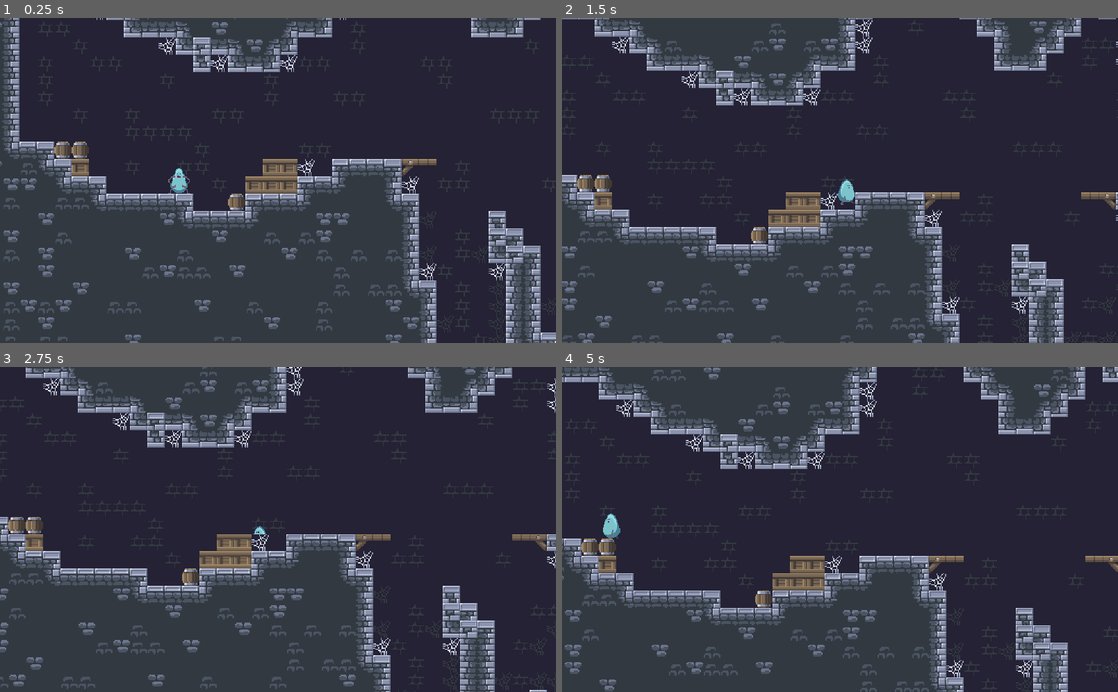
Above: before the commit, frames 1-4 (two rows, left to right).
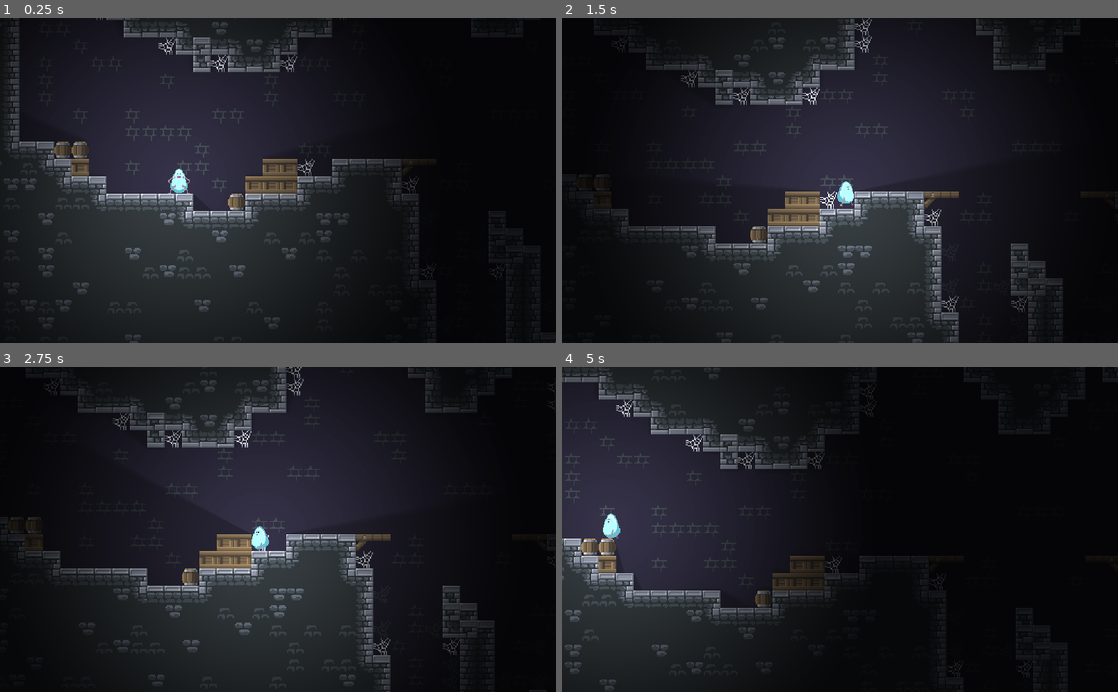
Above: after the commit, the same moments.

Repository: Simcornelis/godot-platformer-2d
Game: Godot game, scene res://Scenes/Main.tscn
Same seed, same stepped clock (60 frames per second), same inputs: the game is played once before the commit and once after it.
Inputs:
- Up to frame 1 (0.25 s): no input
- Up to frame 2 (1.5 s): hold D (move_right) from 0.53 s (still down); tap Z (jump) at 0.77 s
- Up to frame 3 (2.75 s): tap Z (jump) at 1.52 s; release D (move_right) at 2.03 s; hold Q (move_left) from 2.03 s (still down)
- Up to frame 4 (5 s): release Q (move_left) at 2.78 s; hold D (move_right) 2.78-4.28 s; tap Z (jump) at 3.02, 3.77, 4.52 s; tap R (restart) at 4.15 s; hold Q (move_left) from 4.28 s (still down)

The runs differ from the first frame. In frame 1, 67% of the frame differs, in the area x 0-100%, y 0-100%; in frame 2, 65%; in frame 3, 65%; in frame 4, 76%.

Commit message:
✨ Lighting from the player

Diff:
--- a/Assets/Blocks/Castle.tres
+++ b/Assets/Blocks/Castle.tres
@@ -6,10 +6,10 @@
 points = PoolVector2Array( 16, 6.02702, 0, 6.02702, 0, 0, 16, 0 )
 
 [sub_resource type="ConvexPolygonShape2D" id=2]
-points = PoolVector2Array( 16, 6.1049, 0, 6.1049, 0, 0, 16, 0 )
+points = PoolVector2Array( 16, 6, 0, 6, 0, 0, 16, 0 )
 
 [sub_resource type="ConvexPolygonShape2D" id=3]
-points = PoolVector2Array( 16, 5.94913, 0, 5.94913, 0, 0, 16, 0 )
+points = PoolVector2Array( 16, 6, 0, 6, 0, 0, 16, 0 )
 
 [sub_resource type="OccluderPolygon2D" id=4]
 polygon = PoolVector2Array( 0, 0, 16, 0, 16, 16, 0, 16 )
@@ -132,16 +132,21 @@
 points = PoolVector2Array( 0, 0, 16, 0, 16, 16, 0, 16 )
 
 [sub_resource type="OccluderPolygon2D" id=44]
-polygon = PoolVector2Array( 0, 0, 16, 0, 16, 16, 0, 16 )
-
-[sub_resource type="ConvexPolygonShape2D" id=45]
-points = PoolVector2Array( 0, 0, 16, 0, 16, 16, 0, 16 )
-
-[sub_resource type="OccluderPolygon2D" id=46]
-polygon = PoolVector2Array( 0, 0, 16, 0, 16, 16, 0, 16 )
-
-[sub_resource type="ConvexPolygonShape2D" id=47]
-points = PoolVector2Array( 0, 0, 16, 0, 16, 16, 0, 16 )
+polygon = PoolVector2Array( 1, 16, 1, 16, 1, 8, 2, 8, 2, 6, 3, 6, 3, 5, 4, 5, 4, 4, 5, 4, 5, 16, 6, 16, 6, 8, 7, 8, 7, 6, 8, 6, 8, 5, 9, 5, 9, 4, 10, 4, 10, 16, 11, 16, 11, 8, 12, 8, 12, 6, 13, 6, 13, 5, 14, 5, 14, 4, 15, 4, 15, 16 )
+
+[sub_resource type="OccluderPolygon2D" id=45]
+polygon = PoolVector2Array( 0, 0, 16, 0, 16, 16, 0, 16 )
+
+[sub_resource type="ConvexPolygonShape2D" id=46]
+points = PoolVector2Array( 0, 0, 16, 0, 16, 16, 0, 16 )
+
+[sub_resource type="OccluderPolygon2D" id=47]
+polygon = PoolVector2Array( 3, 0, 13, 0, 13, 1, 14, 1, 14, 3, 15, 3, 15, 5, 16, 5, 16, 11, 15, 11, 15, 13, 14, 13, 14, 15, 13, 15, 13, 16, 3, 16, 3, 15, 2, 15, 2, 13, 1, 13, 1, 11, 0, 11, 0, 5, 1, 5, 1, 3, 2, 3, 2, 1, 3, 1 )
+
+[sub_resource type="ConvexPolygonShape2D" id=48]
+
+[sub_resource type="ConvexPolygonShape2D" id=49]
+points = PoolVector2Array( 3, 0, 3, 0, 13, 0, 13, 1, 14, 1, 14, 3, 15, 3, 15, 5, 16, 5, 16, 11, 15, 11, 15, 13, 14, 13, 14, 15, 13, 15, 13, 16, 3, 16, 3, 15, 2, 15, 2, 13, 1, 13, 1, 11, 0, 11, 0, 5, 1, 5, 1, 3, 2, 3, 2, 1, 3, 1 )
 
 [resource]
 0/name = "tileset.png 0"
@@ -164,7 +169,7 @@
 "shape": SubResource( 1 ),
 "shape_transform": Transform2D( 1, 0, 0, 1, 0, 0 )
 } ]
-0/z_index = 0
+0/z_index = 1
 1/name = "tileset.png 1"
 1/texture = ExtResource( 1 )
 1/tex_offset = Vector2( 0, 0 )
@@ -207,7 +212,7 @@
 "shape_transform": Transform2D( 1, 0, 0, 1, 0, 0 )
 } ]
 2/z_index = 0
-3/name = "tileset.png 3"
+3/name = "bricks"
 3/texture = ExtResource( 1 )
 3/tex_offset = Vector2( 0, 0 )
 3/modulate = Color( 1, 1, 1, 1 )
@@ -358,6 +363,7 @@
 4/region = Rect2( 67, 101, 16, 16 )
 4/tile_mode = 0
 4/occluder_offset = Vector2( 0, 0 )
+4/occluder = SubResource( 44 )
 4/navigation_offset = Vector2( 0, 0 )
 4/shape_offset = Vector2( 0, 0 )
 4/shape_transform = Transform2D( 1, 0, 0, 1, 0, 0 )
@@ -378,7 +384,7 @@
 5/shape_one_way = false
 5/shape_one_way_margin = 0.0
 5/shapes = [  ]
-5/z_index = 1
+5/z_index = 0
 6/name = "crate"
 6/texture = ExtResource( 1 )
 6/tex_offset = Vector2( 0, 0 )
@@ -386,18 +392,18 @@
 6/region = Rect2( 118, 101, 16, 16 )
 6/tile_mode = 0
 6/occluder_offset = Vector2( 0, 0 )
-6/occluder = SubResource( 44 )
+6/occluder = SubResource( 45 )
 6/navigation_offset = Vector2( 0, 0 )
 6/shape_offset = Vector2( 0, 0 )
 6/shape_transform = Transform2D( 1, 0, 0, 1, 0, 0 )
-6/shape = SubResource( 45 )
+6/shape = SubResource( 46 )
 6/shape_one_way = false
 6/shape_one_way_margin = 1.0
 6/shapes = [ {
 "autotile_coord": Vector2( 0, 0 ),
 "one_way": false,
 "one_way_margin": 1.0,
-"shape": SubResource( 45 ),
+"shape": SubResource( 46 ),
 "shape_transform": Transform2D( 1, 0, 0, 1, 0, 0 )
 } ]
 6/z_index = 0
@@ -408,18 +414,24 @@
 7/region = Rect2( 118, 84, 16, 16 )
 7/tile_mode = 0
 7/occluder_offset = Vector2( 0, 0 )
-7/occluder = SubResource( 46 )
+7/occluder = SubResource( 47 )
 7/navigation_offset = Vector2( 0, 0 )
 7/shape_offset = Vector2( 0, 0 )
 7/shape_transform = Transform2D( 1, 0, 0, 1, 0, 0 )
-7/shape = SubResource( 47 )
+7/shape = SubResource( 48 )
 7/shape_one_way = false
 7/shape_one_way_margin = 1.0
 7/shapes = [ {
 "autotile_coord": Vector2( 0, 0 ),
 "one_way": false,
 "one_way_margin": 1.0,
-"shape": SubResource( 47 ),
+"shape": SubResource( 48 ),
+"shape_transform": Transform2D( 1, 0, 0, 1, 0, 0 )
+}, {
+"autotile_coord": Vector2( 0, 0 ),
+"one_way": false,
+"one_way_margin": 1.0,
+"shape": SubResource( 49 ),
 "shape_transform": Transform2D( 1, 0, 0, 1, 0, 0 )
 } ]
 7/z_index = 0
--- a/Assets/Characters/Avo/Avo.tscn
+++ b/Assets/Characters/Avo/Avo.tscn
@@ -79,9 +79,9 @@
 scale = Vector2( 1.5, 1.5 )
 frames = SubResource( 14 )
 animation = "idle"
-frame = 4
 playing = true
 
 [node name="CollisionShape2D" type="CollisionShape2D" parent="."]
+visible = false
 position = Vector2( 0.0556793, 1.74998 )
 shape = SubResource( 15 )
--- a/Scenes/Main.tscn
+++ b/Scenes/Main.tscn
@@ -1,19 +1,23 @@
-[gd_scene load_steps=3 format=2]
+[gd_scene load_steps=4 format=2]
 
+[ext_resource path="res://Assets/point-light.png" type="Texture" id=1]
 [ext_resource path="res://Assets/Characters/Avo/Avo.tscn" type="PackedScene" id=2]
 [ext_resource path="res://Assets/Blocks/Castle.tres" type="TileSet" id=3]
 
 [node name="Node2D" type="Node2D"]
 
 [node name="ColorRect" type="ColorRect" parent="."]
-margin_left = -585.0
-margin_top = -1720.0
-margin_right = 9081.0
-margin_bottom = 4208.0
+margin_left = -1134.0
+margin_top = -4310.0
+margin_right = 11758.0
+margin_bottom = 8355.0
 color = Color( 0.141176, 0.133333, 0.203922, 1 )
 __meta__ = {
 "_edit_use_anchors_": false
 }
+
+[node name="CanvasModulate" type="CanvasModulate" parent="."]
+color = Color( 0.137255, 0.137255, 0.137255, 1 )
 
 [node name="TileMap" type="TileMap" parent="."]
 scale = Vector2( 2, 2 )
@@ -25,6 +29,17 @@
 [node name="Player" parent="." instance=ExtResource( 2 )]
 position = Vector2( 261.936, 295.067 )
 
+[node name="ShadowLight" type="Light2D" parent="Player"]
+texture = ExtResource( 1 )
+energy = 0.6
+shadow_enabled = true
+shadow_filter = 3
+shadow_filter_smooth = 9.5
+
+[node name="GeneralLight" type="Light2D" parent="Player"]
+texture = ExtResource( 1 )
+color = Color( 1, 0.992157, 0.917647, 1 )
+
 [node name="Camera2D" type="Camera2D" parent="Player"]
 current = true
 limit_left = 0
--- a/Scripts/Player.gd
+++ b/Scripts/Player.gd
@@ -40,7 +40,7 @@
 		OS.window_fullscreen = !OS.window_fullscreen
 
 	# restart level
-	if Input.is_action_just_pressed("restart"):
+	if Input.is_action_just_pressed("restart") or position.y > 5000:
 		get_tree().reload_current_scene()
 
 func _physics_process(delta):
Not shown: 1 places in Assets/Blocks/Castle.tres that only renumber resources
Binary file added: Assets/light.png
Not shown, added: Assets/light.png.import
Binary file added: Assets/point-light.png
Not shown, added: Assets/point-light.png.import
